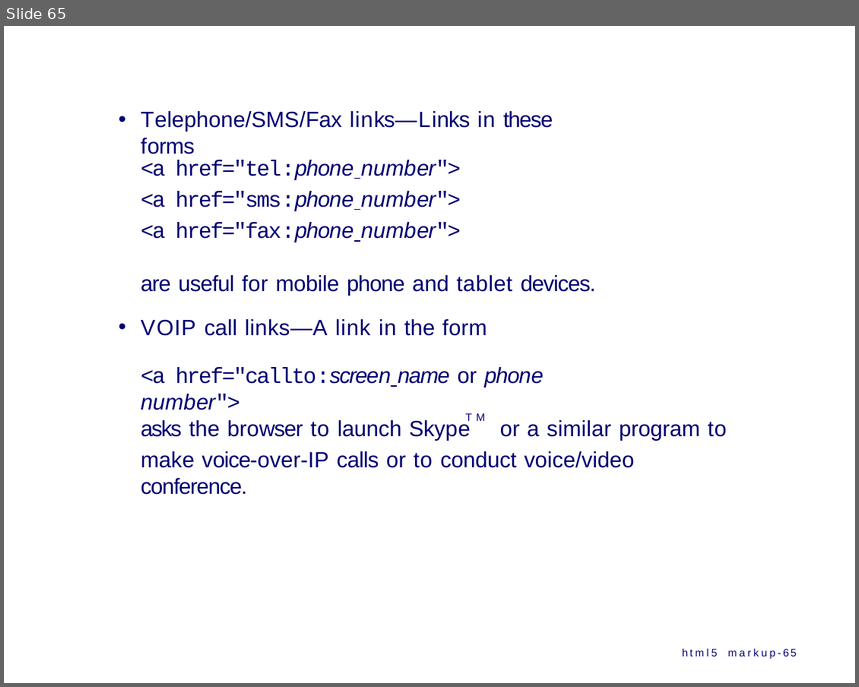
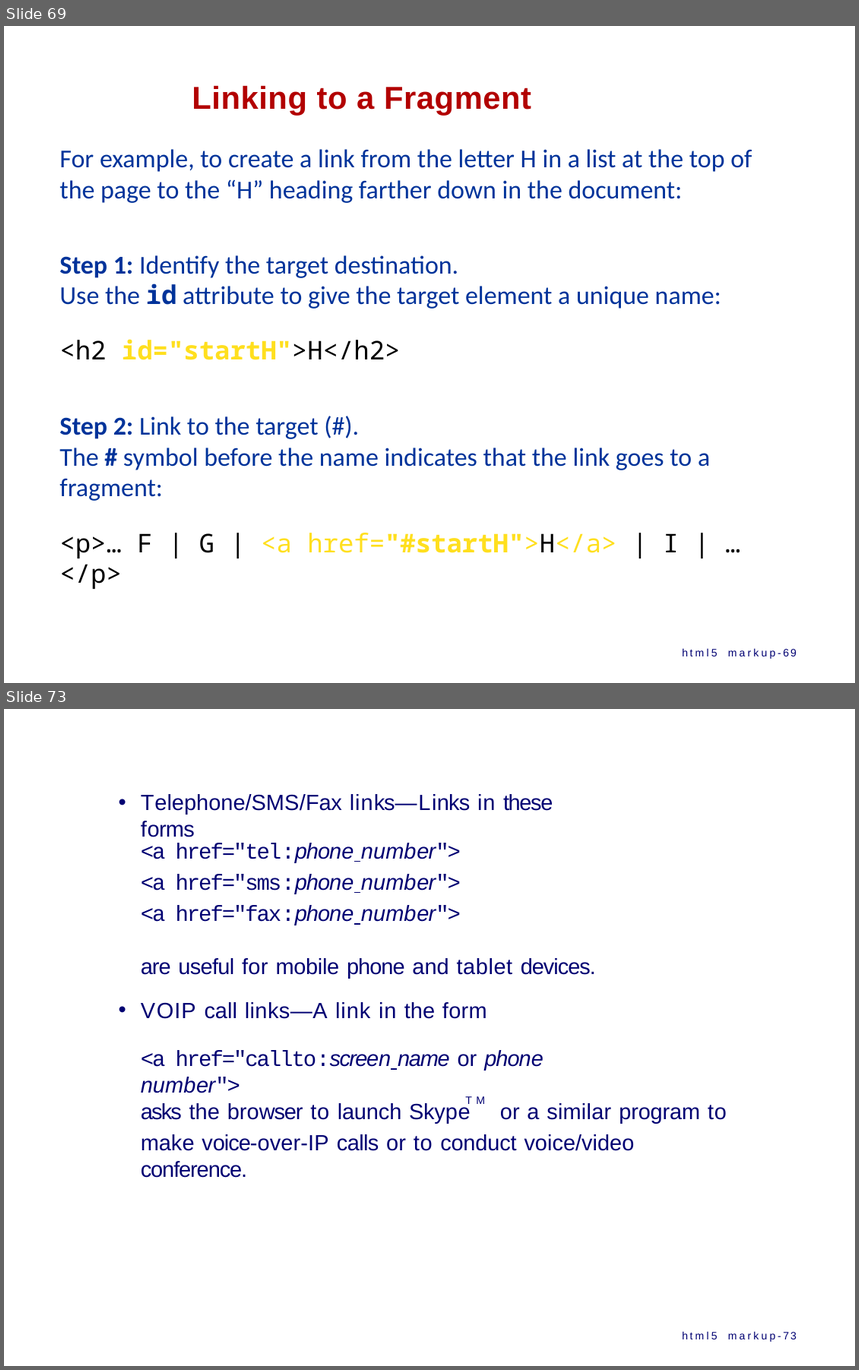
Before and after one commit to ppawar/ppawar.github.io, a slide deck: Spring2020/CSE102-S20/lectures/CSE102_S20_HTML.pptx. Shown one above the other, each under a label of ours: slide 65 before the commit, slides 69 and 73 after it; the slides between them are not shown. The pictures are 859x687 and 859x1370 pixels, drawn with LibreOffice and Linux fonts; fonts in the diff are those of the drawing. Boxes give left, top, right and bottom in pixels: in the first picture for what was removed or moved away, otherwise in the second. Text is boxed around its words. In the diff, an @@ line names an element or a change of style, - is before the commit and + after.

```diff
--- a/Spring2020/CSE102-S20/lectures/CSE102_S20_HTML.pptx
+++ b/Spring2020/CSE102-S20/lectures/CSE102_S20_HTML.pptx
@@ slide 69 added at (4, 26, 855, 683), background #FFFFFF @@
@@ title added at (192, 85, 531, 115), 29.5 pt, text #B20000, bold @@
+Linking to a Fragment
@@ text added at (59, 149, 752, 589), 24 pt, text #00339A @@
+For example, to create a link from the letter H in a list at the top of the page to the “H” heading farther down in the document:
+Step 1: Identify the target destination.
+Use the id attribute to give the target element a unique name:
+<h2 id="startH">H</h2>
+Step 2: Link to the target (#).
+The # symbol before the name indicates that the link goes to a fragment:
+<p>… F | G | <a href="#startH">H</a> | I | … </p>
@@ text added at (682, 648, 797, 657), 10 pt, text #000072 @@
+html5 markup-69
@@ what was slide 65 is now slide 73 @@
@@ text at (682, 1331, 797, 1340): text changed @@
-html5 markup-65
+html5 markup-73
```
Also in this commit, not shown: 3 slides changed, 19 other slides added, 1 slide removed, 6 other files.
